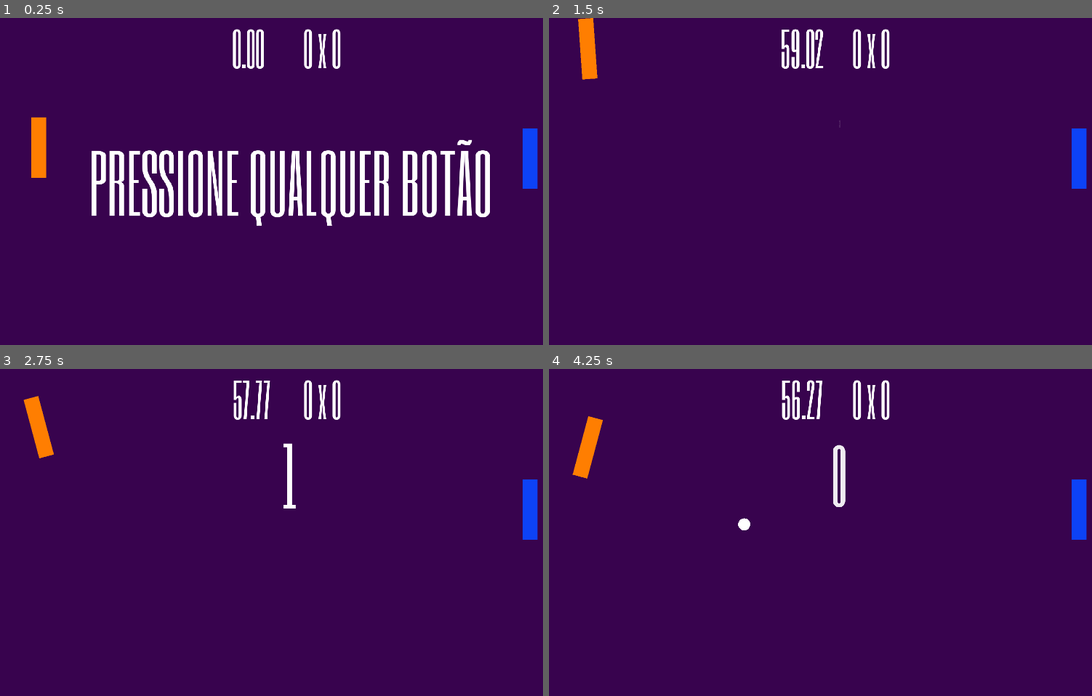
Above: before the commit, frames 1-4 (two rows, left to right).
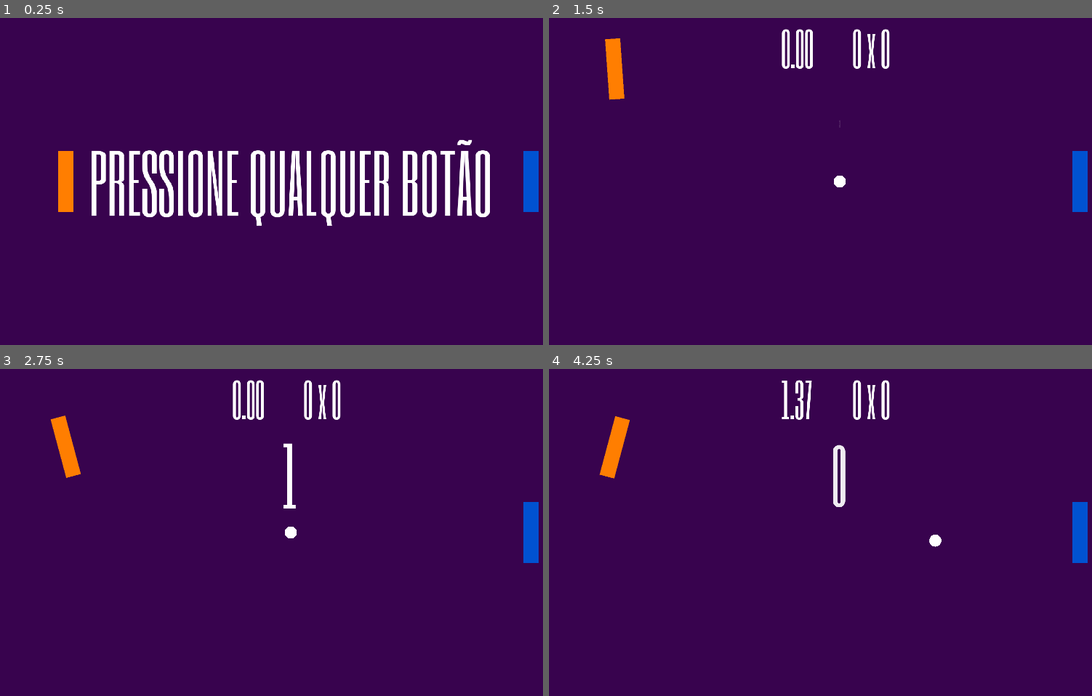
Above: after the commit, the same moments.

Repository: luizcarlos1405/papon
Game: Godot game, scene res://src/Game/Game.tscn
Same seed, same stepped clock (60 frames per second), same inputs: the game is played once before the commit and once after it.
Inputs:
- Up to frame 1 (0.25 s): no input
- Up to frame 2 (1.5 s): tap Enter at 0.5 s; hold W (lp_move_up) 0.53-1.28 s; hold S (lp_move_down) from 1.28 s (still down)
- Up to frame 3 (2.75 s): release S (lp_move_down) at 2.03 s; hold W (lp_move_up) from 2.03 s (still down)
- Up to frame 4 (4.25 s): release W (lp_move_up) at 3.53 s; hold S (lp_move_down) from 3.53 s (still down)

The runs differ from the first frame. In frame 1, 2.6% of the frame differs, in the area x 5-100%, y 3-60%; in frame 2, 2.4%; in frame 3, 2.4%; in frame 4, 2.5%.

Commit message:
Correção de bugs e implementação do fim de partida (mas não do reinício)
Implementação de signal bus através do singleton Event

Diff:
--- a/project.godot
+++ b/project.godot
@@ -12,16 +12,28 @@
 "base": "Label",
 "class": "Countdown",
 "language": "GDScript",
-"path": "res://src/Classes/Countdown.gd"
+"path": "res://src/classes/Countdown.gd"
 }, {
 "base": "Node",
 "class": "KeybardControll",
 "language": "GDScript",
-"path": "res://src/Classes/KeyboardControll.gd"
+"path": "res://src/classes/KeyboardControll.gd"
+}, {
+"base": "Area2D",
+"class": "PointArea",
+"language": "GDScript",
+"path": "res://src/classes/PointArea.gd"
+}, {
+"base": "Label",
+"class": "Score",
+"language": "GDScript",
+"path": "res://src/classes/Score.gd"
 } ]
 _global_script_class_icons={
 "Countdown": "",
-"KeybardControll": ""
+"KeybardControll": "",
+"PointArea": "",
+"Score": ""
 }
 
 [application]
@@ -29,6 +41,10 @@
 config/name="Pa-pon"
 run/main_scene="res://src/Game/Game.tscn"
 config/icon="res://icon.png"
+
+[autoload]
+
+Event="*res://src/autoload/Event.gd"
 
 [debug]
 
--- a/src/Ball/Ball.gd
+++ b/src/Ball/Ball.gd
@@ -12,6 +12,7 @@
 
 var _speed: = initial_speed
 var _collision_timer: = 0.2
+var _last_direction: int
 
 onready var collision_shape: = $CollisionShape2D
 onready var raycast: = $RayCast2D
@@ -22,28 +23,55 @@
 
 
 func _ready():
+	hide()
 	collision_shape.shape.radius = radius
 
 	randomize()
+	reset()
 
+	Event.connect("Game_match_started", self, "_on_Event_Game_match_started")
+	Event.connect("scored", self, "_on_Event_scored")
+	Event.connect("Game_match_ended", self, "_on_Event_Game_match_ended")
+	Event.connect("Countdown_finished", self, "_on_Event_Countdown_finished")
+
+
+func _on_Event_Game_match_started() -> void:
+	show()
+
+
+func _on_Event_scored(side: String) -> void:
 	reset()
+
+
+func _on_Event_Game_match_ended() -> void:
+	reset()
+	hide()
+
+
+func _on_Event_Countdown_finished() -> void:
+	if _last_direction == Direction.LEFT:
+		start(Direction.RIGHT)
+	elif _last_direction == Direction.RIGHT:
+		start(Direction.LEFT)
 
 
 func _physics_process(delta: float) -> void:
 	var movement_ammount: = direction * _speed * delta
 
-	raycast.position = direction * radius
-	raycast.cast_to = movement_ammount
-	raycast.force_raycast_update()
+	if movement_ammount.length() > 2 * radius:
+		raycast.position = direction * radius
+		raycast.cast_to = movement_ammount
+		raycast.force_raycast_update()
 
 	# Testa o movimento com RayCast2D antes para evitar tunneling
-	# TODO: bug onde a bola reconhece o raycast em múltiplos frames e trava no pad
+	# Talvez tratar totalmente a coisão e não deixar nada pro move_and_collide
+	# no caso de tunneling
 	if raycast.get_collider():
 		movement_ammount = to_local(raycast.get_collision_point())
 
 	var collision: = move_and_collide(movement_ammount)
 
-	if collision:
+	if collision and abs(collision.normal.angle_to(direction)) > PI / 2.0:
 		handle_collision(collision.normal)
 
 
@@ -57,6 +85,7 @@
 
 
 func start(to_direction) -> void:
+	_last_direction = to_direction
 	_speed = initial_speed
 
 	if to_direction == Direction.LEFT:
--- a/src/Game/Game.gd
+++ b/src/Game/Game.gd
@@ -1,81 +1,47 @@
 extends Node2D
 
-var _points_template: = "%s x %s"
-var _left_points: = 0
-var _right_points: = 0
-var _ball_next_direction: = randi() % 2
+var _match_started: = false
 
-onready var points: Label = $GUI/Control/Points
-onready var time_left: Label = $GUI/Control/TimeLeft
-onready var countdown: Label = $GUI/Control/Countdown
+onready var match_time_left: Label = $GUI/Control/MatchTimeLeft
 onready var start_message: Label = $GUI/Control/StartMessage
-onready var ball: = $Ball
-onready var left_point_area: = $LeftPointArea
-onready var right_point_area: = $RightPointArea
 onready var match_timer: Timer = $MatchTimer
 
 
 func _ready():
-	ball.hide()
-
-	update_scoreboard()
-
-	left_point_area.connect("body_entered", self, "_on_LeftPointArea_body_entered")
-	right_point_area.connect("body_entered", self, "_on_RightPointArea_body_entered")
-
+	match_time_left.hide()
 	match_timer.connect("timeout", self, "_on_MatchTimer_timeout")
-	countdown.connect("finished", self, "_on_Countdown_finished")
 
 
 func _on_MatchTimer_timeout() -> void:
-	# TODO: colocar animação de vitória
-	get_tree().reload_current_scene()
-
-
-func _on_Countdown_finished() -> void:
-	ball.show()
-	ball.start(_ball_next_direction)
-
-
-func _on_LeftPointArea_body_entered(body: PhysicsBody2D) -> void:
-	if body.is_in_group("Ball"):
-		_right_points += 1
-		update_scoreboard()
-
-		_ball_next_direction = ball.Direction.RIGHT
-		ball.reset()
-
-		countdown.start()
-
-
-func _on_RightPointArea_body_entered(body: PhysicsBody2D) -> void:
-	if body.is_in_group("Ball"):
-		_left_points += 1
-		update_scoreboard()
-
-		_ball_next_direction = ball.Direction.LEFT
-		ball.reset()
-
-		countdown.start()
+	end_match()
 
 
 func _process(delta: float) -> void:
-	time_left.text = "%.2f" % match_timer.time_left
+	match_time_left.text = "%.2f" % match_timer.time_left
 
 
 func _input(event: InputEvent) -> void:
 	if event is InputEventKey:
 		if event.pressed:
-			if start_message.visible:
+			if not _match_started:
 				start_match()
 
 
+func start_match() -> void:
+	_match_started = true
 
-func start_match() -> void:
+	start_message.hide()
+	match_time_left.show()
+	Event.emit_signal("Game_match_started")
+
+	yield(Event, "Countdown_finished")
+
 	match_timer.start()
-	countdown.start()
-	start_message.hide()
 
 
-func update_scoreboard() -> void:
-	points.text = _points_template % [_left_points, _right_points]
+func end_match() -> void:
+	Event.emit_signal("Game_match_ended")
+	match_time_left.hide()
+
+	yield(get_tree().create_timer(2), "timeout")
+	_match_started = false
--- a/src/Game/Game.tscn
+++ b/src/Game/Game.tscn
@@ -1,26 +1,56 @@
-[gd_scene load_steps=13 format=2]
+[gd_scene load_steps=17 format=2]
 
 [ext_resource path="res://src/Game/Game.gd" type="Script" id=1]
 [ext_resource path="res://assets/fonts/SixCaps-Regular.ttf" type="DynamicFontData" id=2]
-[ext_resource path="res://src/Classes/Countdown.gd" type="Script" id=3]
-[ext_resource path="res://src/Classes/StartMessage.gd" type="Script" id=4]
-[ext_resource path="res://src/Classes/PalcoCamera.gd" type="Script" id=5]
-[ext_resource path="res://src/Pad/Pad.tscn" type="PackedScene" id=6]
-[ext_resource path="res://src/Classes/KeyboardControll.gd" type="Script" id=7]
-[ext_resource path="res://src/Ball/Ball.tscn" type="PackedScene" id=8]
+[ext_resource path="res://src/classes/Score.gd" type="Script" id=3]
+[ext_resource path="res://src/classes/Countdown.gd" type="Script" id=4]
+[ext_resource path="res://src/classes/StartMessage.gd" type="Script" id=5]
+[ext_resource path="res://src/classes/PalcoCamera.gd" type="Script" id=6]
+[ext_resource path="res://src/Ball/Ball.tscn" type="PackedScene" id=7]
+[ext_resource path="res://src/RightPad/RightPad.tscn" type="PackedScene" id=8]
+[ext_resource path="res://src/classes/KeyboardControll.gd" type="Script" id=9]
+[ext_resource path="res://src/LeftPad/LeftPad.tscn" type="PackedScene" id=10]
+[ext_resource path="res://src/classes/PointArea.gd" type="Script" id=11]
 
 [sub_resource type="DynamicFont" id=1]
 size = 150
 font_data = ExtResource( 2 )
 
-[sub_resource type="DynamicFont" id=2]
+[sub_resource type="Animation" id=2]
+resource_name = "show_result"
+tracks/0/type = "value"
+tracks/0/path = NodePath(".:rect_position")
+tracks/0/interp = 1
+tracks/0/loop_wrap = true
+tracks/0/imported = false
+tracks/0/enabled = true
+tracks/0/keys = {
+"times": PoolRealArray( 0, 1 ),
+"transitions": PoolRealArray( 0.183011, 1 ),
+"update": 0,
+"values": [ Vector2( 1002, 0 ), Vector2( 777, 194 ) ]
+}
+tracks/1/type = "value"
+tracks/1/path = NodePath(".:rect_scale")
+tracks/1/interp = 1
+tracks/1/loop_wrap = true
+tracks/1/imported = false
+tracks/1/enabled = true
+tracks/1/keys = {
+"times": PoolRealArray( 0, 1 ),
+"transitions": PoolRealArray( 0.225313, 1 ),
+"update": 0,
+"values": [ Vector2( 1, 1 ), Vector2( 3.03554, 3.03554 ) ]
+}
+
+[sub_resource type="DynamicFont" id=3]
 size = 255
 font_data = ExtResource( 2 )
 
-[sub_resource type="RectangleShape2D" id=3]
+[sub_resource type="RectangleShape2D" id=4]
 extents = Vector2( 960, 10 )
 
-[sub_resource type="RectangleShape2D" id=4]
+[sub_resource type="RectangleShape2D" id=5]
 extents = Vector2( 560, 540 )
 
 [node name="Game" type="Node2D"]
@@ -28,7 +58,7 @@
 script = ExtResource( 1 )
 
 [node name="MatchTimer" type="Timer" parent="."]
-wait_time = 60.0
+wait_time = 2.0
 one_shot = true
 
 [node name="Background" type="CanvasLayer" parent="."]
@@ -46,7 +76,8 @@
 anchor_right = 1.0
 anchor_bottom = 1.0
 
-[node name="Points" type="Label" parent="GUI/Control"]
+[node name="Score" type="Label" parent="GUI/Control"]
+editor/display_folded = true
 anchor_left = 0.5
 anchor_right = 0.5
 margin_left = 42.0
@@ -56,8 +87,12 @@
 grow_vertical = 2
 custom_fonts/font = SubResource( 1 )
 text = "0 x 0"
+script = ExtResource( 3 )
 
-[node name="TimeLeft" type="Label" parent="GUI/Control"]
+[node name="AnimationPlayer" type="AnimationPlayer" parent="GUI/Control/Score"]
+anims/show_result = SubResource( 2 )
+
+[node name="MatchTimeLeft" type="Label" parent="GUI/Control"]
 anchor_left = 0.5
 anchor_right = 0.5
 margin_left = -193.0
@@ -80,9 +115,9 @@
 grow_horizontal = 2
 grow_vertical = 2
 rect_pivot_offset = Vector2( 28, 168 )
-custom_fonts/font = SubResource( 2 )
+custom_fonts/font = SubResource( 3 )
 text = "3"
-script = ExtResource( 3 )
+script = ExtResource( 4 )
 
 [node name="StartMessage" type="Label" parent="GUI/Control"]
 visible = false
@@ -97,32 +132,15 @@
 grow_horizontal = 2
 grow_vertical = 2
 rect_pivot_offset = Vector2( 28, 168 )
-custom_fonts/font = SubResource( 2 )
+custom_fonts/font = SubResource( 3 )
 text = "TOQUE PARA COMEÇAR"
-script = ExtResource( 4 )
+script = ExtResource( 5 )
 
 [node name="PalcoCamera" type="Camera2D" parent="."]
 current = true
-script = ExtResource( 5 )
+script = ExtResource( 6 )
 
-[node name="LeftPad" parent="." instance=ExtResource( 6 )]
-position = Vector2( -832, -112 )
-
-[node name="KeybardControll" type="Node" parent="LeftPad"]
-script = ExtResource( 7 )
-
-[node name="RightPad" parent="." instance=ExtResource( 6 )]
-editor/display_folded = true
-position = Vector2( 790, -75 )
-speed_angle_degrees = -15
-color = Color( 0.0509804, 0.258824, 0.964706, 1 )
-
-[node name="KeybardControll" type="Node" parent="RightPad"]
-script = ExtResource( 7 )
-move_up_action = "rp_move_up"
-move_down_action = "rp_move_down"
-
-[node name="Ball" parent="." instance=ExtResource( 8 )]
+[node name="Ball" parent="." instance=ExtResource( 7 )]
 position = Vector2( 1, 0 )
 
 [node name="Wall" type="StaticBody2D" parent="."]
@@ -133,22 +151,40 @@
 
 [node name="CollisionShape2D" type="CollisionShape2D" parent="Wall"]
 position = Vector2( 0, -550 )
-shape = SubResource( 3 )
+shape = SubResource( 4 )
 
 [node name="CollisionShape2D2" type="CollisionShape2D" parent="Wall"]
 position = Vector2( 0, 550 )
-shape = SubResource( 3 )
+shape = SubResource( 4 )
+
+[node name="RightPad" parent="." instance=ExtResource( 8 )]
+editor/display_folded = true
+position = Vector2( 793, 0 )
+
+[node name="KeybardControll" type="Node" parent="RightPad"]
+script = ExtResource( 9 )
+move_up_action = "rp_move_up"
+move_down_action = "rp_move_down"
+
+[node name="LeftPad" parent="." instance=ExtResource( 10 )]
+editor/display_folded = true
+position = Vector2( -743, 0 )
+
+[node name="KeybardControll" type="Node" parent="LeftPad"]
+script = ExtResource( 9 )
 
 [node name="LeftPointArea" type="Area2D" parent="."]
-editor/display_folded = true
 position = Vector2( -1520, 0 )
+script = ExtResource( 11 )
+side = "LEFT"
 
 [node name="CollisionShape2D" type="CollisionShape2D" parent="LeftPointArea"]
-shape = SubResource( 4 )
+shape = SubResource( 5 )
 
 [node name="RightPointArea" type="Area2D" parent="."]
-editor/display_folded = true
 position = Vector2( 1520, 0 )
+script = ExtResource( 11 )
+side = "RIGHT"
 
 [node name="CollisionShape2D" type="CollisionShape2D" parent="RightPointArea"]
-shape = SubResource( 4 )
+shape = SubResource( 5 )
--- /dev/null
+++ b/src/LeftPad/LeftPad.tscn
@@ -0,0 +1,12 @@
+[gd_scene load_steps=3 format=2]
+
+[ext_resource path="res://src/Pad/Pad.tscn" type="PackedScene" id=1]
+
+[sub_resource type="SegmentShape2D" id=1]
+a = Vector2( 25, -100 )
+b = Vector2( 25, 100 )
+
+[node name="LeftPad" instance=ExtResource( 1 )]
+
+[node name="CollisionShape2D" parent="." index="0"]
+shape = SubResource( 1 )
--- a/src/Pad/Pad.gd
+++ b/src/Pad/Pad.gd
@@ -1,3 +1,4 @@
+tool
 extends KinematicBody2D
 
 export var acceleration: = 500
--- a/src/Pad/Pad.tscn
+++ b/src/Pad/Pad.tscn
@@ -2,8 +2,9 @@
 
 [ext_resource path="res://src/Pad/Pad.gd" type="Script" id=1]
 
-[sub_resource type="RectangleShape2D" id=1]
-extents = Vector2( 25, 100 )
+[sub_resource type="SegmentShape2D" id=2]
+a = Vector2( -25, -100 )
+b = Vector2( -25, 100 )
 
 [node name="Pad" type="KinematicBody2D"]
 script = ExtResource( 1 )
@@ -11,4 +12,4 @@
 color = Color( 1, 0.494118, 0.00392157, 1 )
 
 [node name="CollisionShape2D" type="CollisionShape2D" parent="."]
-shape = SubResource( 1 )
+shape = SubResource( 2 )
--- /dev/null
+++ b/src/RightPad/RightPad.tscn
@@ -0,0 +1,7 @@
+[gd_scene load_steps=2 format=2]
+
+[ext_resource path="res://src/Pad/Pad.tscn" type="PackedScene" id=1]
+
+[node name="RightPad" instance=ExtResource( 1 )]
+speed_angle_degrees = -15
+color = Color( 0, 0.321569, 0.819608, 1 )
--- /dev/null
+++ b/src/autoload/Event.gd
@@ -0,0 +1,6 @@
+extends Node
+
+signal scored(side)
+signal Countdown_finished
+signal Game_match_started
+signal Game_match_ended
--- a/src/Classes/Countdown.gd
+++ b/src/classes/Countdown.gd
@@ -10,20 +10,42 @@
 var tween_ease: = Tween.EASE_IN
 
 var _time_left: = duration
+var _match_started: = false
 
 
 func _ready() -> void:
 	hide()
 	add_child(tween)
 
+	Event.connect("Game_match_started", self, "_on_Event_Game_match_started")
+	Event.connect("scored", self, "_on_Event_scored")
+	Event.connect("Game_match_ended", self, "_on_Event_Game_match_ended")
 	tween.connect("tween_all_completed", self, "_on_Tween_tween_all_completed")
+
+
+func _on_Event_Game_match_started() -> void:
+	_match_started = true
+	start()
+
+
+func _on_Event_scored(side: String) -> void:
+	if _match_started:
+		start()
+
+
+func _on_Event_Game_match_ended() -> void:
+	_match_started = false
+	tween.stop_all()
+	reset()
+	hide()
+	pass
 
 
 func _on_Tween_tween_all_completed() -> void:
 	_time_left -= 1
 
 	if _time_left == 0:
-		emit_signal("finished")
+		Event.emit_signal("Countdown_finished")
 
 	elif _time_left < 0:
 		hide()
--- /dev/null
+++ b/src/classes/PointArea.gd
@@ -0,0 +1,15 @@
+extends Area2D
+class_name PointArea
+
+export var side: = ""
+
+
+func _ready():
+	connect("body_entered", self, "_on_body_entered")
+	pass
+
+
+func _on_body_entered(body: PhysicsBody2D) -> void:
+	if body.is_in_group("Ball"):
+		Event.emit_signal("scored", side)
+	pass
--- /dev/null
+++ b/src/classes/Score.gd
@@ -0,0 +1,52 @@
+extends Label
+class_name Score
+
+var _score_template: = "%s x %s"
+var _left_score: = 0
+var _right_score: = 0
+
+onready var animation_player: AnimationPlayer = $AnimationPlayer
+
+
+func _ready() -> void:
+	hide()
+
+	Event.connect("Game_match_started", self, "_on_Event_Game_match_started")
+	Event.connect("scored", self, "_on_Event_scored")
+	Event.connect("Game_match_ended", self, "_on_Event_Game_match_ended")
+
+
+func _on_Event_Game_match_started() -> void:
+	show()
+
+
+func _on_Event_Game_match_ended() -> void:
+	show_result()
+
+	yield(Event, "Game_match_started")
+	reset()
+
+
+func _on_Event_scored(side: String) -> void:
+	if side == "LEFT":
+		_right_score += 1
+		update_scoreboard()
+
+	elif side == "RIGHT":
+		_left_score += 1
+		update_scoreboard()
+
+#		_ball_next_direction = ball.Direction.LEFT
+#		ball.reset()
+
+
+func update_scoreboard() -> void:
+	text = _score_template % [_left_score, _right_score]
+
+
+func show_result() -> void:
+	animation_player.play("show_result")
+
+
+func reset() -> void:
+	animation_player.play_backwards("show_result")
Renamed: src/Classes/KeyboardControll.gd -> src/classes/KeyboardControll.gd
Renamed: src/Classes/PalcoCamera.gd -> src/classes/PalcoCamera.gd
Renamed: src/Classes/StartMessage.gd -> src/classes/StartMessage.gd
